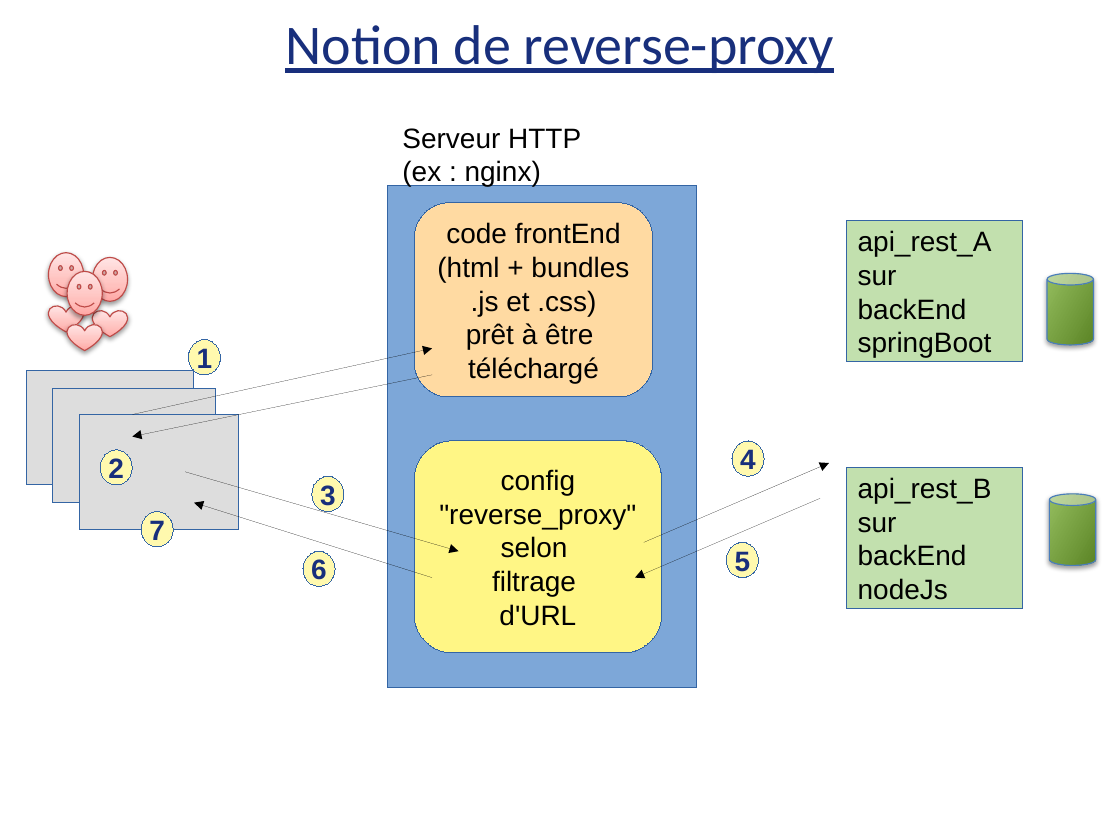
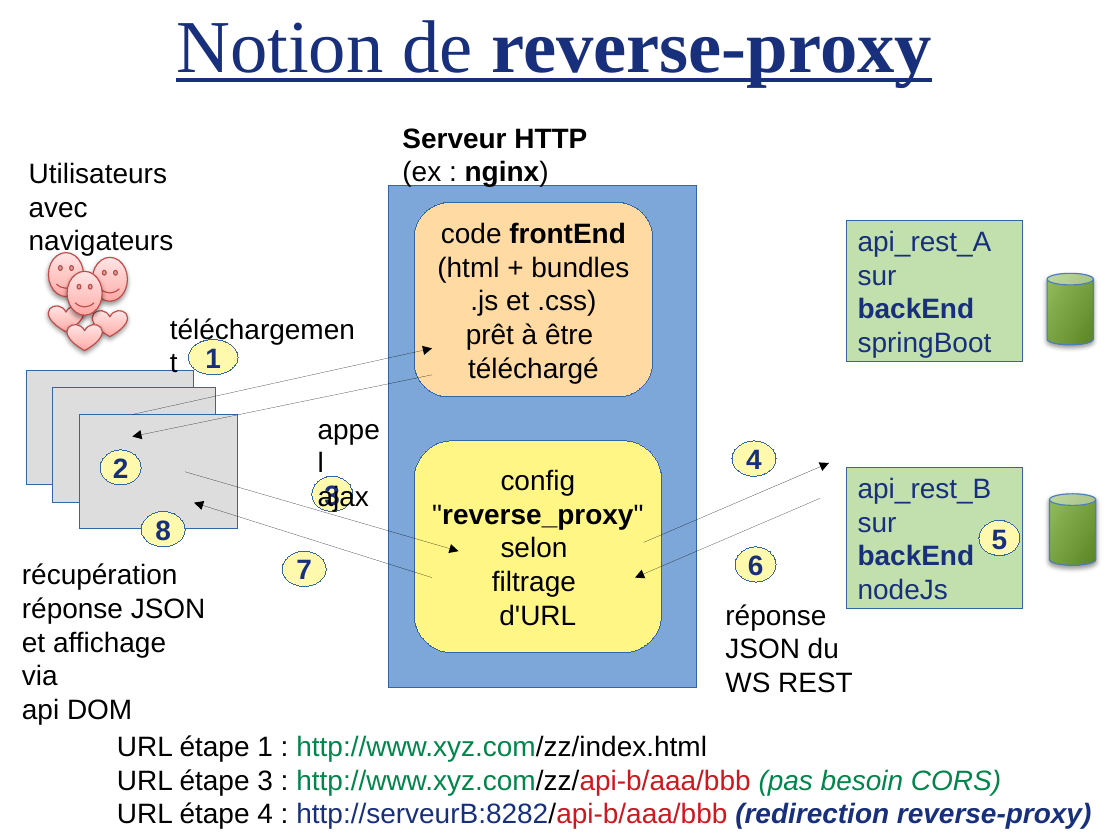
Before and after one commit to didier-tp/afc2021, a slide deck: slide 4 of docs/infrastructures_cloud_et_microservices.pptx. Drawn at 1120x840 pixels with LibreOffice and Linux fonts; fonts in the diff are those of the drawing. Boxes give left, top, right and bottom in pixels: in the first picture for what was removed or moved away, otherwise in the second. Text is boxed around its words. In the diff, an @@ line names an element or a change of style, - is before the commit and + after.

```diff
--- a/docs/infrastructures_cloud_et_microservices.pptx
+++ b/docs/infrastructures_cloud_et_microservices.pptx
@@ text "Notion de reverse-proxy" at box(176, 20, 932, 87): size 36 to 48 pt, font Calibri to Times New Roman; bold on in "reverse-proxy" @@
@@ text "Serveur HTTP" at box(402, 128, 587, 186): bold on in "Serveur HTTP", "nginx)" @@
@@ text added at box(29, 162, 174, 255), 18 pt, text #000000 @@
+Utilisateurs
+avec navigateurs
@@ freeform shape "code frontEnd" at box(414, 203, 653, 396): outline redrawn @@
@@ text in freeform shape at box(441, 222, 625, 244): bold on in "frontEnd" @@
@@ rectangle "api_rest_A" at box(847, 221, 1023, 362): text colour #000000 to #182F7C; bold on in "backEnd" @@
@@ text added at box(159, 306, 374, 348), 18 pt, text #000000 @@
+téléchargement
@@ ellipse "1": place and size @@
-ellipse "1" at box(188, 339, 221, 374)
+ellipse "1" at box(188, 339, 237, 374)
@@ ellipse "4": place and size @@
-ellipse "4" at box(732, 441, 765, 476)
+ellipse "4" at box(732, 441, 776, 476)
@@ ellipse "2": place and size @@
-ellipse "2" at box(100, 450, 132, 485)
+ellipse "2" at box(100, 450, 141, 485)
@@ ellipse "3": place and size @@
-ellipse "3" at box(311, 476, 344, 511)
+ellipse "3" at box(311, 476, 353, 511)
@@ rectangle "api_rest_B" at box(847, 467, 1023, 608): text colour #000000 to #182F7C; bold on in "backEnd" @@
@@ text added at box(318, 484, 369, 511), 18 pt, text #000000 @@
+appel
+ajax
@@ text in freeform shape at box(432, 504, 643, 529): bold on in ""reverse_proxy"" @@
@@ ellipse added at box(141, 512, 185, 547), fill #FFF9AE, outline #3465A4 0.75 pt, 18 pt, text #182F7C, bold @@
+8
@@ ellipse "5": place and size @@
-ellipse "5" at box(726, 542, 758, 577)
+ellipse "5" at box(979, 521, 1020, 556)
@@ text added at box(22, 563, 206, 724), 18 pt, text #000000 @@
+récupération
+réponse JSON
+et affichage via
+api DOM
@@ ellipse "7": place and size @@
-ellipse "7" at box(141, 512, 174, 547)
+ellipse "7" at box(282, 551, 326, 586)
@@ ellipse "6": place and size @@
-ellipse "6" at box(304, 551, 336, 586)
+ellipse "6" at box(735, 547, 776, 581)
@@ text added at box(725, 604, 853, 693), 18 pt, text #000000 @@
+réponse
+JSON du
+WS REST
@@ text added at box(117, 735, 1091, 828), 18 pt, text #00864B @@
+URL étape 1 : http://www.xyz.com/zz/index.html
+URL étape 3 : http://www.xyz.com/zz/api-b/aaa/bbb (pas besoin CORS)
+URL étape 4 : http://serveurB:8282/api-b/aaa/bbb (redirection reverse-proxy)
```
Also in this commit, not shown: 4 other slides changed, 4 slides added, 3 slides removed, 6 other files.
